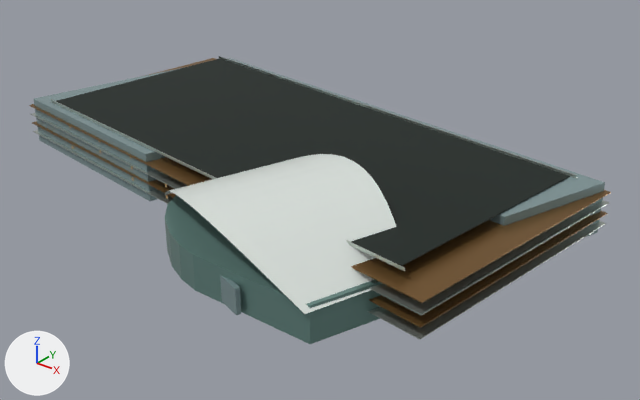
An edit to the glTF model landmarks/assets/poly-complex.glb, drawn before and after from the same camera.
The view is the same before and after, from a camera (50 mm lens) standing at (252.0, -274.0, 183.0) and looking at (14.0, 23.0, -1.0). Every picture has the same lights, and +X, +Y and +Z are marked at lower left. The picture after the commit comes second. Vertices at exactly the same position are counted once.

Objects in the first picture: 'envelope', 'floor_bands', 'floor_bands.001', 'parapet', 'roof_deck', 'theatre_lobby', 'theatre_shell', 'theatre_wall'.
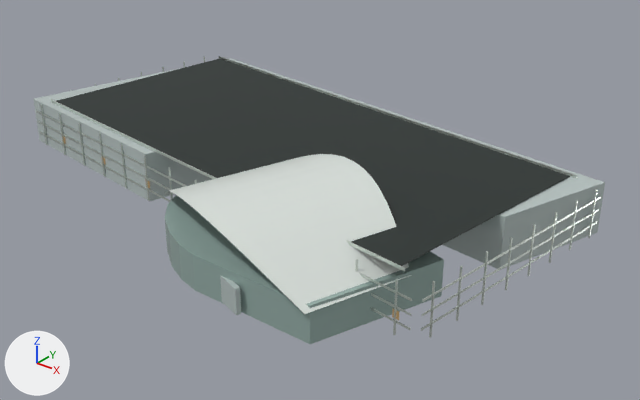
Where the change shows, as pixel boxes (x1, y1, x2, y2) in the pictures (640 x 400 px):
'envelope', recoloured: (34, 58, 605, 238) in both
'theatre_wall', recoloured (greyish cyan to grey): (165, 195, 381, 344) in both
'floor_bands.001', deleted: before (29, 58, 611, 328)
'floor_bands', reshaped: before (31, 113, 609, 340); after (36, 110, 601, 331)
'fins', added: after (40, 56, 597, 338)
'theatre_lobby', recoloured (lighter): (220, 276, 241, 315) in both

The edits, one by one:
Material 'glass_alt' (mat_glass_alt) changes colour from greyish cyan #6e908a to grey #9eb6b0; in linear values from (0.156, 0.279, 0.254) to (0.342, 0.468, 0.434).
Material 'glass' (mat_glass) changes colour from grey #8ea6a8 to light grey #c5d2d0; in linear values from (0.27, 0.381, 0.392) to (0.558, 0.644, 0.631).
me_floor_bands is used by ob_floor_bands; location (0.0, 0.0, 0.0).
me_floor_bands had 16 vertices, 24 faces and spanned x -154.0..134.0, y -52.0..107.0, z 5.0..15.0.
me_floor_bands now has 96 vertices, 144 faces and spans x -151.0..131.0, y -50.0..105.0, z 6.0..18.0.
me_floor_bands part 1: the whole mesh is rebuilt.
Mesh me_fins is new.
It has 352 vertices, 528 faces and spans x -151.0..131.0, y -50.0..105.0, z 0.0..24.0.
It uses material mat_metal (light grey #d5ddd6).
Object 'floor_bands.001' (ob_floor_bands_001) is deleted.
Object 'fins' (ob_fins) is new; it shows me_fins.
Its location is (0.0, 0.0, 0.0).
